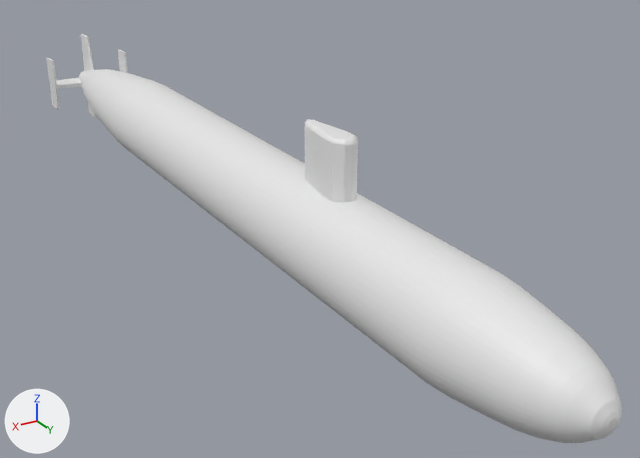
The Blender file Mesh/688.blend as it was, and as the next commit left it.
Rendered twice from a 50 mm camera at (39.7, 85.9, 28.6) aimed at (-6.5, 8.9, -9.9). The axes (+X, +Y, +Z) are drawn at lower left. The lights are the same throughout.
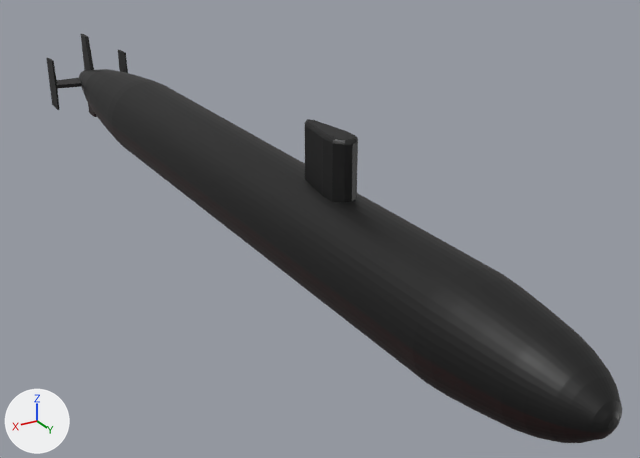
Boxes [x1, y1, x2, y2] around the edits, measured in the pictures (640 x 458 px):
'Cylinder', recoloured (white to black): [46, 34, 622, 443] in both

The change, as a list of edits to the scene's bpy script:
```text
Add img_losangeles_texture_1024_png:
    img_losangeles_texture_1024_png = load_image('LosAngeles_texture_1024.png', '../Textures/Submarines/LosAngeles/LosAngeles_texture_1024.png', 1024, 1024, 'sRGB')
Add mat_material_001:
    mat_material_001 = principled_material('Material.001')
    mat_material_001.texture = img_losangeles_texture_1024_png
Change me_cylinder:
    where me_cylinder.from_pydata(...)  # 1417 vertices, 1415 faces; spans x -5.8..5.8, y -10.6..5.7, z -53.1..55.6
    add me_cylinder.materials.append(mat_material_001)  # picture img_losangeles_texture_1024_png
```
